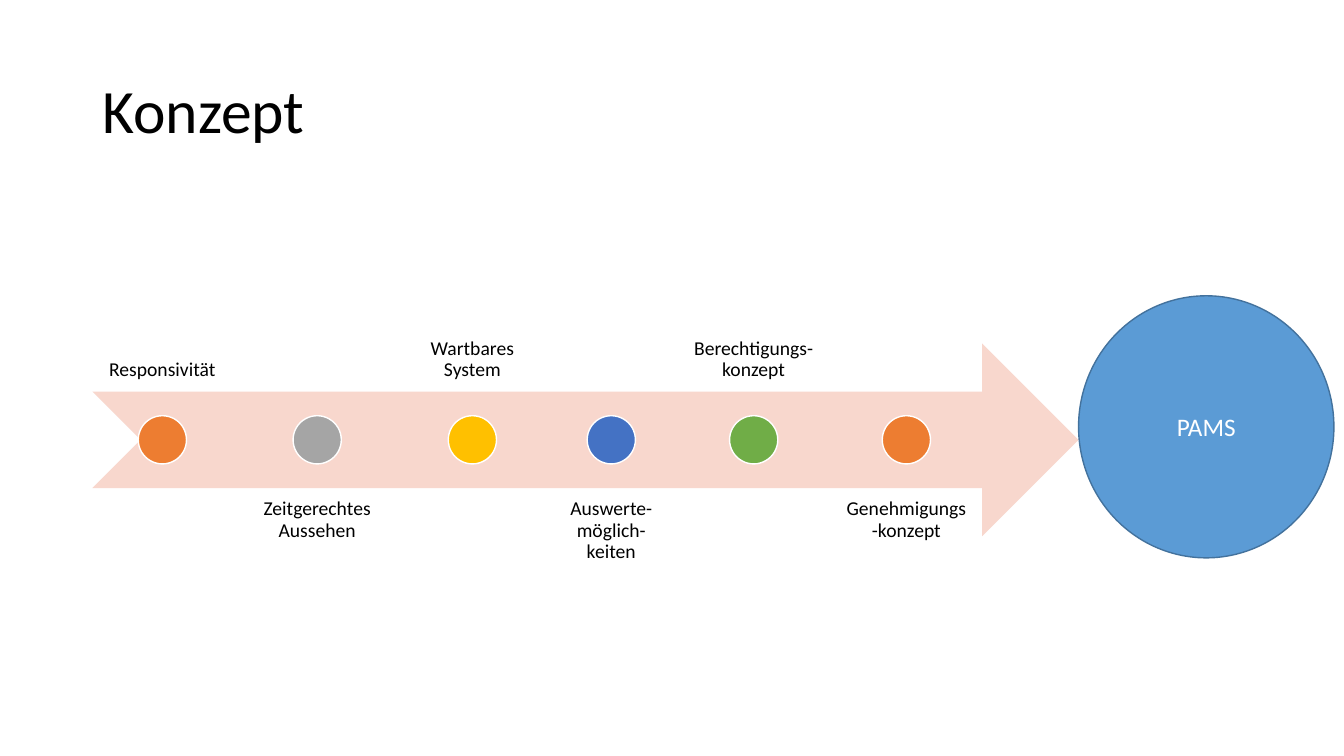
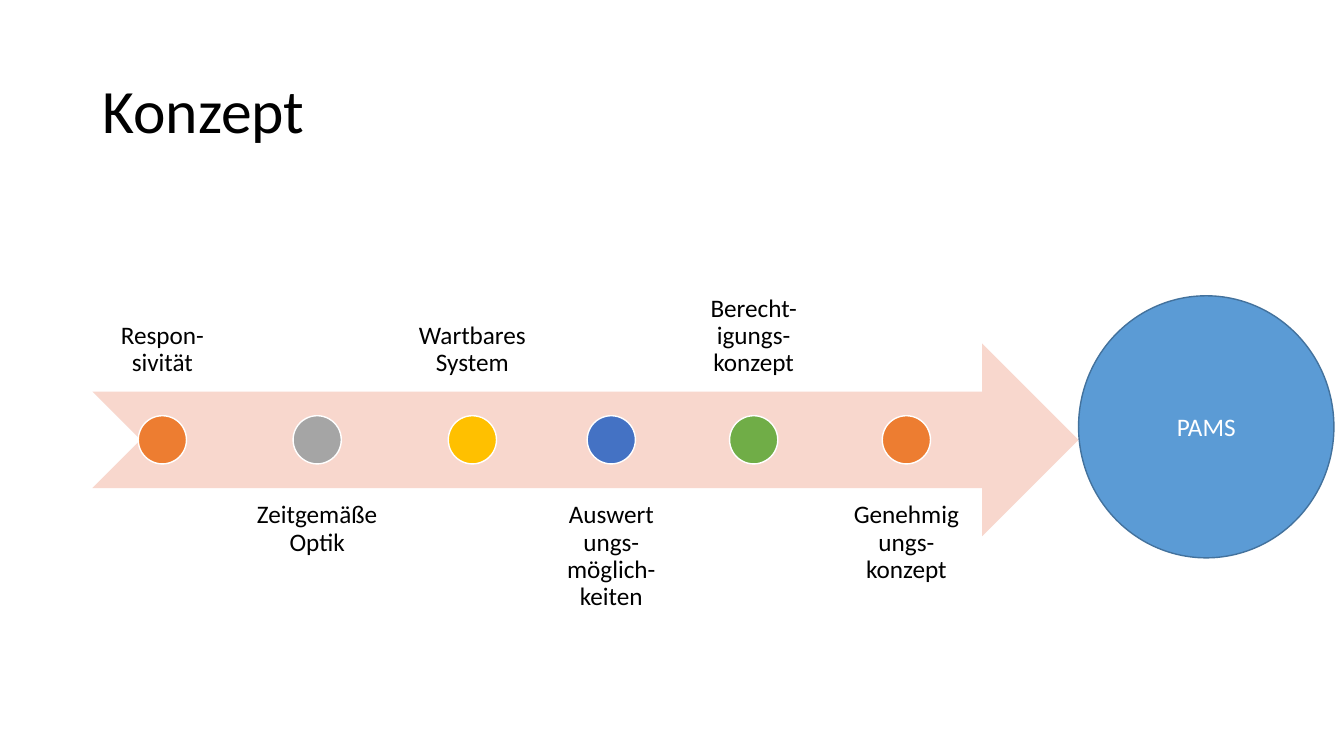
Before and after one commit to Masterarth/PM, a slide deck: slide 15 of documents/projectmanagement/Praesentationen/Vorstellung_Zwischenpräsentation.pptx. Drawn at 1344x756 pixels with LibreOffice and Linux fonts; fonts in the diff are those of the drawing. Boxes give left, top, right and bottom in pixels: in the first picture for what was removed or moved away, otherwise in the second. Text is boxed around its words. In the diff, an @@ line names an element or a change of style, - is before the commit and + after.

```diff
--- a/documents/projectmanagement/Praesentationen/Vorstellung_Zwischenpräsentation.pptx
+++ b/documents/projectmanagement/Praesentationen/Vorstellung_Zwischenpräsentation.pptx
@@ text "Wartbares System" at bbox=[419, 326, 526, 375]: size 14 to 18 pt; more space between paragraphs @@
@@ text at bbox=[711, 299, 797, 375]: text changed; size 14 to 18 pt @@
-Berechtigungs-konzept
+Berecht-igungs-konzept
@@ text at bbox=[121, 327, 204, 372]: text changed; size 14 to 18 pt @@
-Responsivität
+Respon-sivität
@@ text at bbox=[257, 505, 377, 555]: text changed; size 14 to 18 pt @@
-Zeitgerechtes Aussehen
+Zeitgemäße Optik
@@ text "Genehmigungs-konzept" at bbox=[866, 560, 947, 582]: size 14 to 18 pt; more space between paragraphs @@
@@ text at bbox=[567, 560, 655, 605]: text changed; size 14 to 18 pt @@
-Auswerte-möglich-keiten
+Auswertungs-möglich-keiten
```
Also in this commit, not shown: 4 other slides changed.
